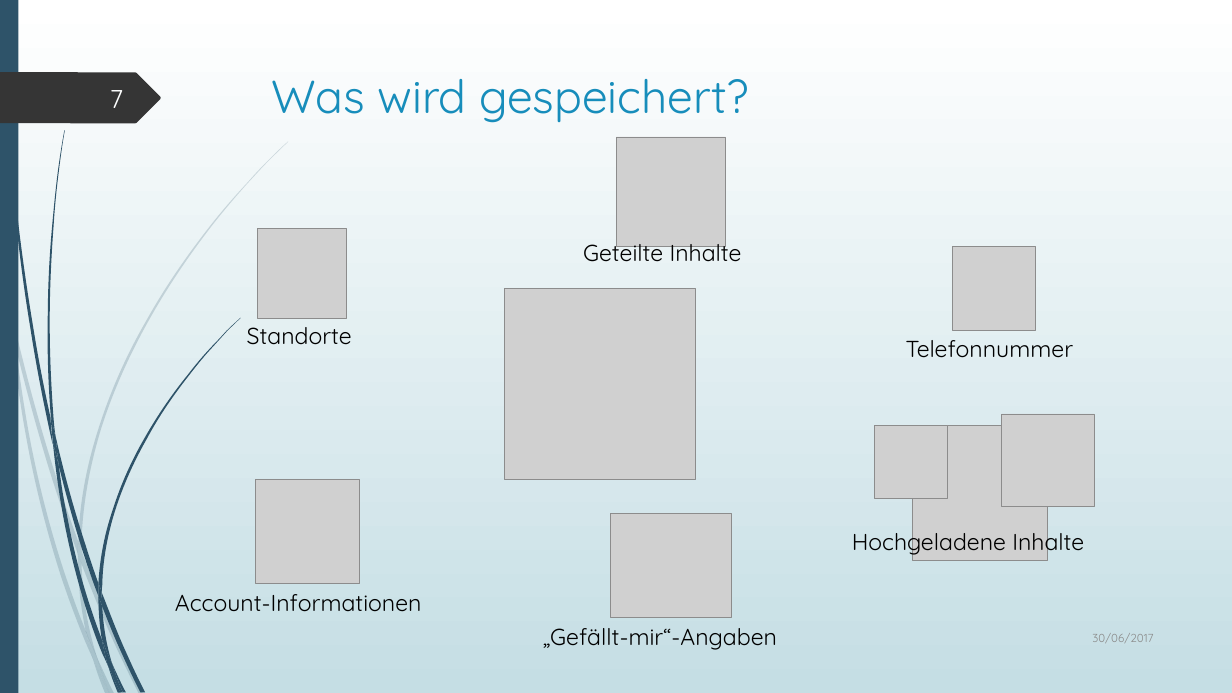
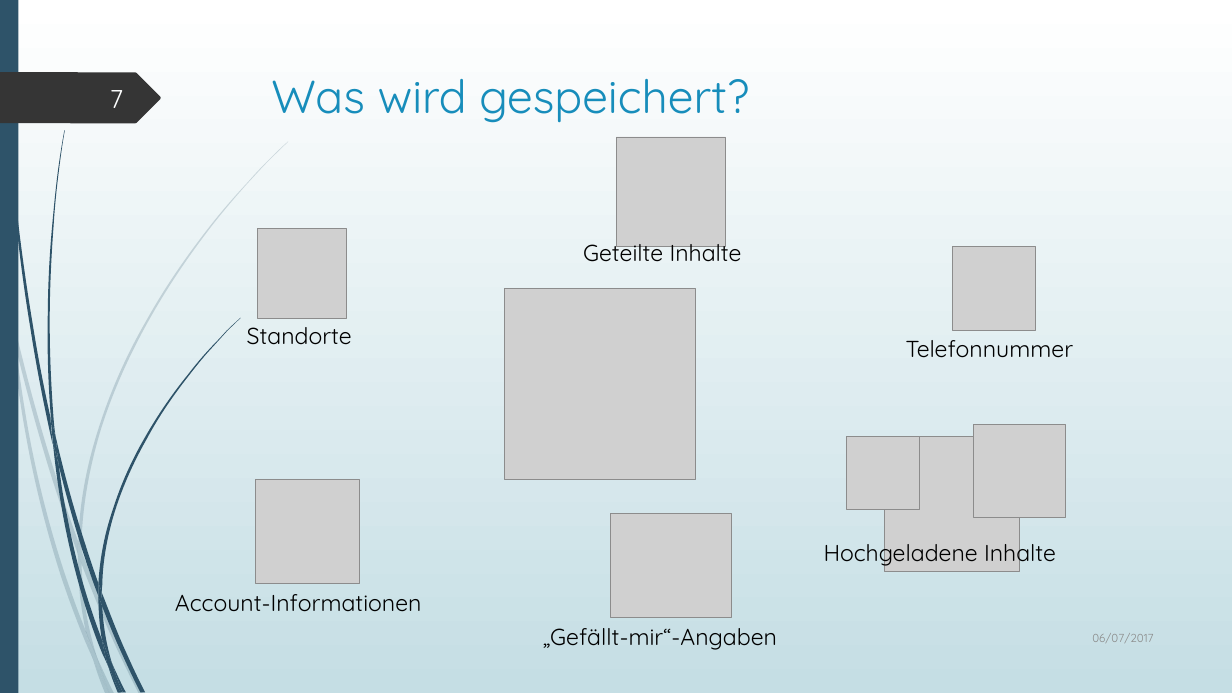
Before and after one commit to Jerobeam/Datenschutz-in-sozialen-Netzwerken, a slide deck: slide 7 of Praesentation/Nationale und internationale Datenschutzregelungen in sozialen Netzwerken.pptx. Drawn at 1232x693 pixels with LibreOffice and Linux fonts; fonts in the diff are those of the drawing; grey boxes stand for pictures. Boxes give left, top, right and bottom in pixels: in the first picture for what was removed or moved away, otherwise in the second. Text is boxed around its words. In the diff, an @@ line names an element or a change of style, - is before the commit and + after.

```diff
--- a/Praesentation/Nationale und internationale Datenschutzregelungen in sozialen Netzwerken.pptx
+++ b/Praesentation/Nationale und internationale Datenschutzregelungen in sozialen Netzwerken.pptx
@@ 3 pictures, 1 text moved together from (x1=852, y1=414, x2=1094, y2=560) to (x1=824, y1=425, x2=1067, y2=571) @@
@@ text at (x1=1092, y1=633, x2=1153, y2=642): text changed @@
-30/06/2017
+06/07/2017
```
Also in this commit, not shown: 19 other slides changed.
